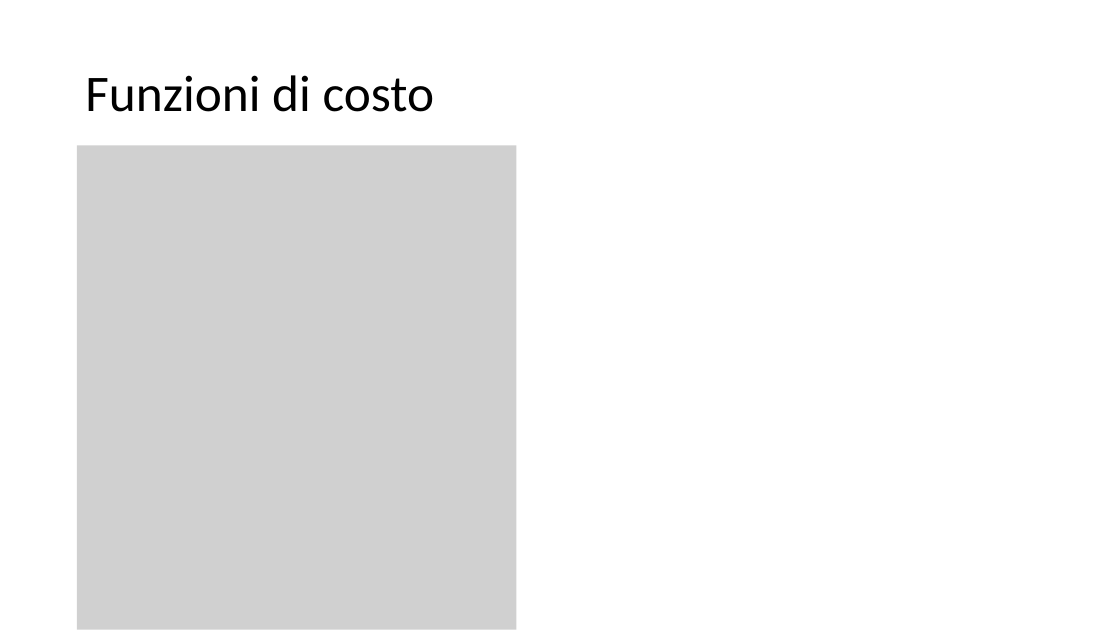
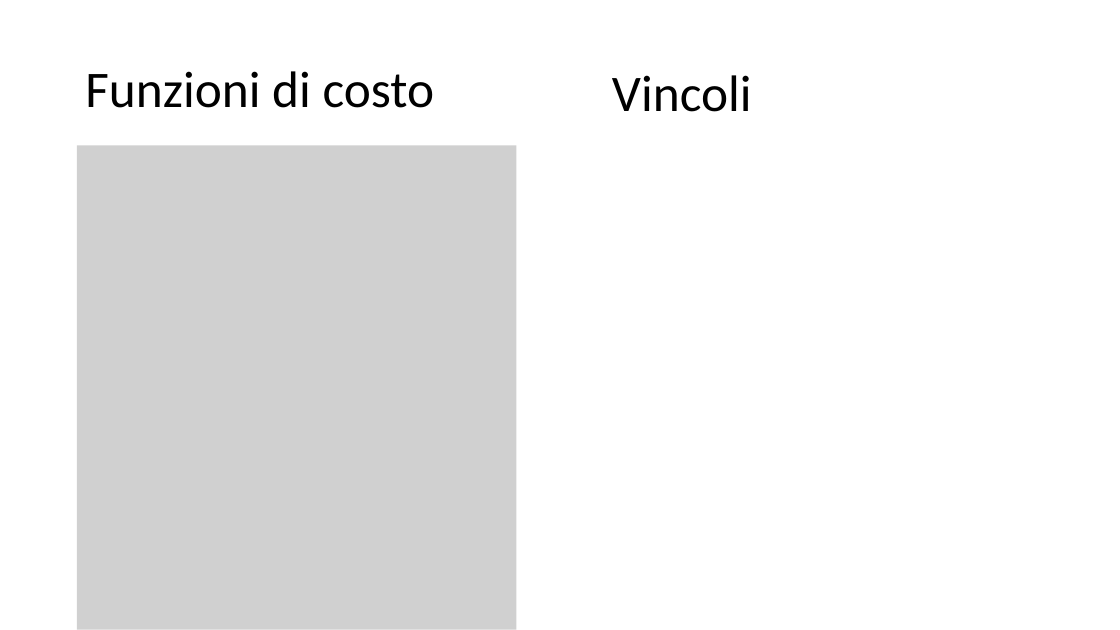
Before and after one commit to spbisc97/covid-optimal-control, a slide deck: slide 10 of PowerPoint/Optimal control strategies to prevent the hospital beds collapse during COVID-19 outbreak.pptx. Drawn at 1120x630 pixels with LibreOffice and Linux fonts; fonts in the diff are those of the drawing; grey boxes stand for pictures. Boxes give left, top, right and bottom in pixels: in the first picture for what was removed or moved away, otherwise in the second. Text is boxed around its words. In the diff, an @@ line names an element or a change of style, - is before the commit and + after.

```diff
--- a/PowerPoint/Optimal control strategies to prevent the hospital beds collapse during COVID-19 outbreak.pptx
+++ b/PowerPoint/Optimal control strategies to prevent the hospital beds collapse during COVID-19 outbreak.pptx
@@ title "Funzioni di costo" moved from (x1=85, y1=75, x2=435, y2=112) to (x1=85, y1=71, x2=435, y2=108) @@
@@ text added at (x1=612, y1=75, x2=752, y2=112), 44 pt, text #000000 @@
+Vincoli
```
Also in this commit, not shown: 1 other slide changed, 1 other file.
